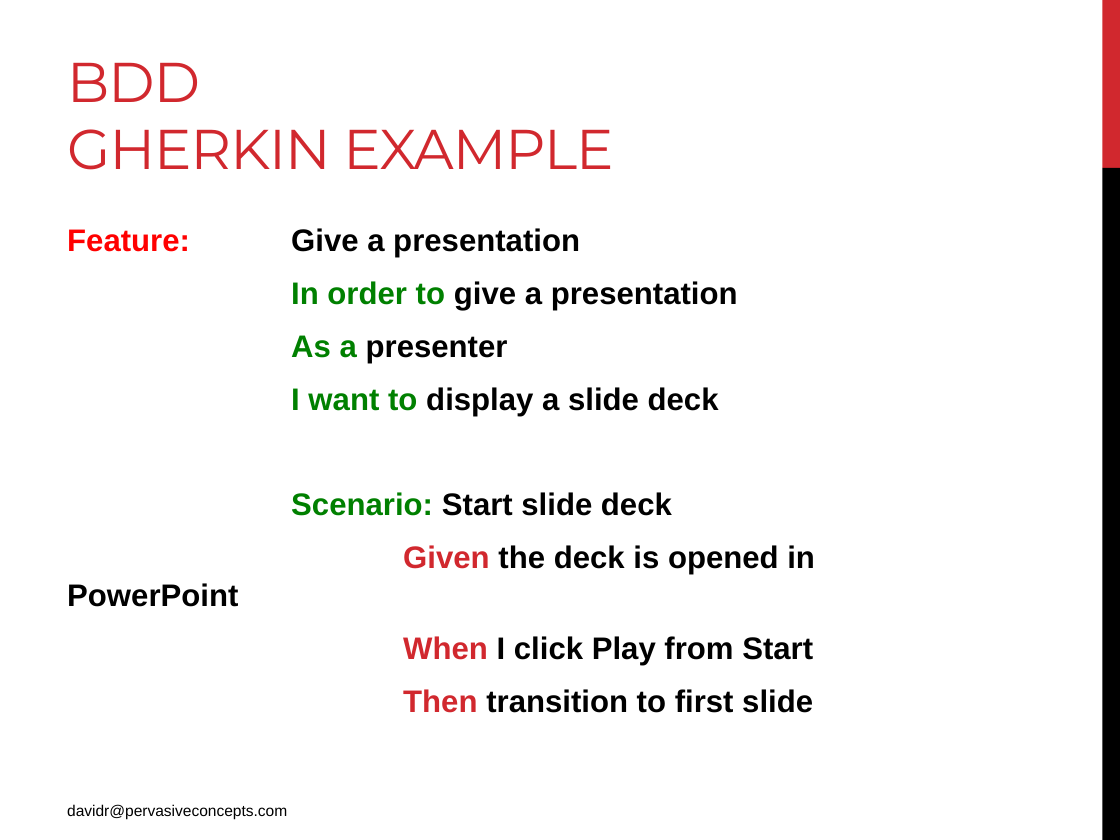
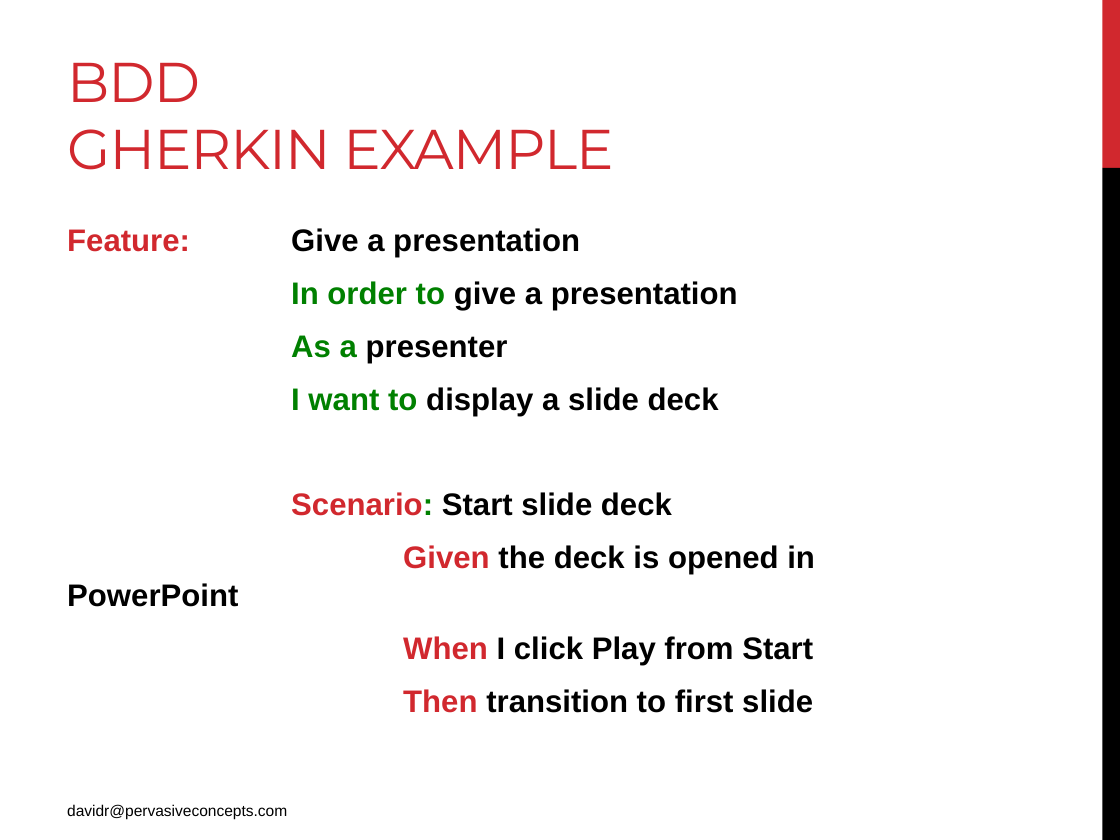
Before and after one commit to pcdwr/ClubAJAXBDD, a slide deck: slide 8 of Presentation/Presentation.pptx. Drawn at 1120x840 pixels with LibreOffice and Linux fonts; fonts in the diff are those of the drawing. Boxes give left, top, right and bottom in pixels: in the first picture for what was removed or moved away, otherwise in the second. Text is boxed around its words. In the diff, an @@ line names an element or a change of style, - is before the commit and + after.

```diff
--- a/Presentation/Presentation.pptx
+++ b/Presentation/Presentation.pptx
@@ text at [67, 228, 672, 516]: text colour #FF0000 to #D1282E in "Feature:"; text colour #008000 to #D1282E in "Scenario:" @@
```
Also in this commit, not shown: 1 other slide changed, 2 slides added, 1 slide removed, 15 other files.
